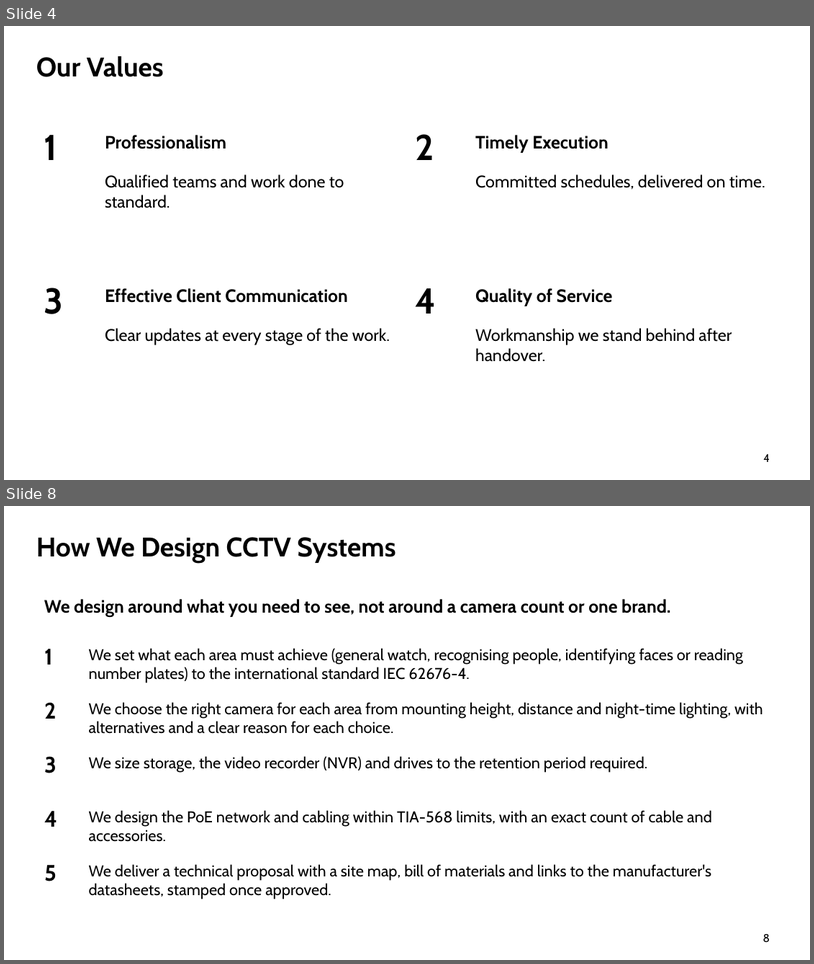
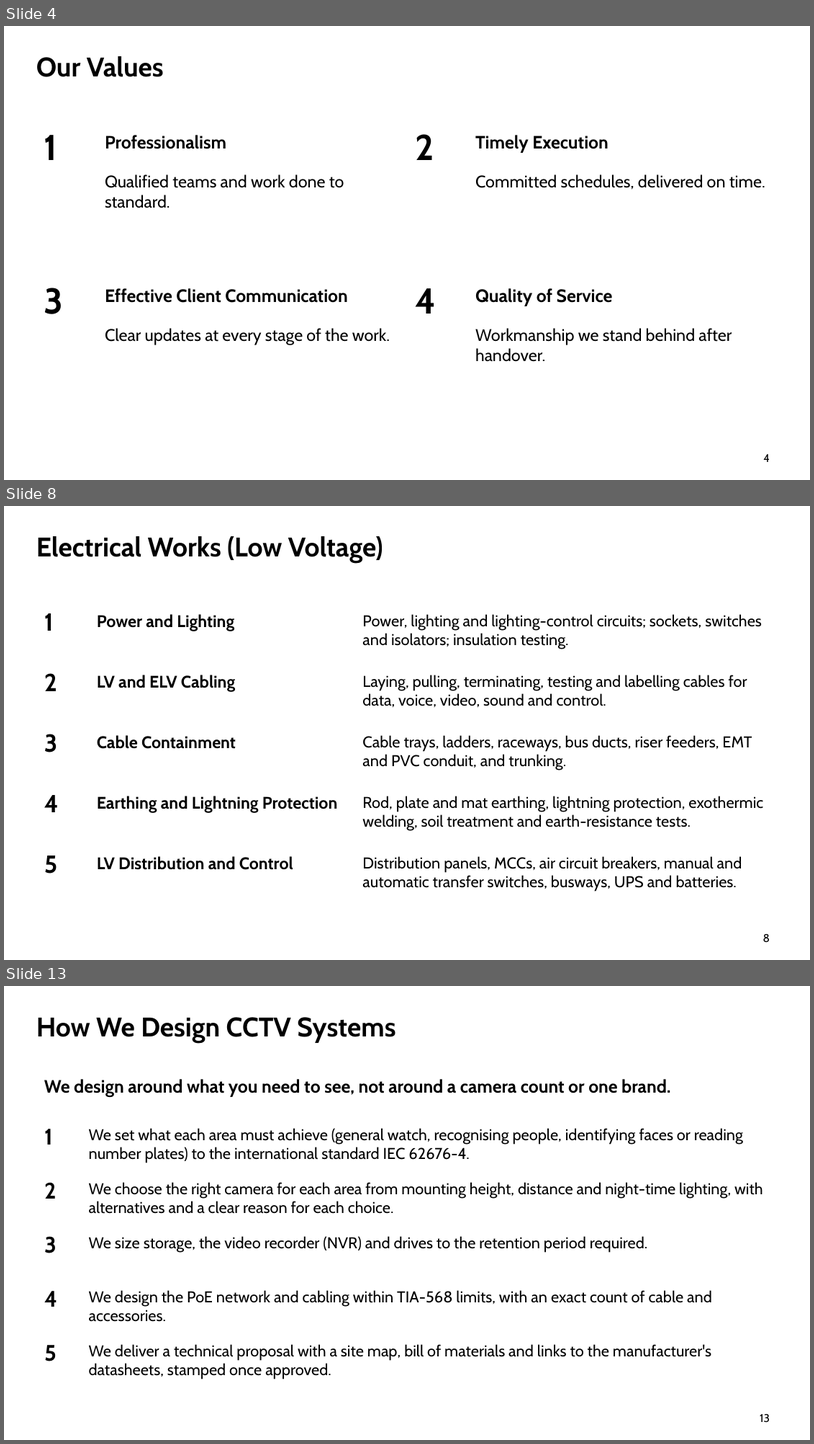
Before and after one commit to urkTish/CCTV, a slide deck: docs/company-profile/ContracTech-Company-Profile-EN.pptx. Shown one above the other, each under a label of ours: slides 4 and 8 before the commit, slides 4, 8 and 13 after it; the slides between them are not shown. The pictures are 814x964 and 814x1444 pixels, drawn with LibreOffice and Linux fonts; fonts in the diff are those of the drawing; background and template pictures are left out. Boxes give left, top, right and bottom in pixels: in the first picture for what was removed or moved away, otherwise in the second. Text is boxed around its words. In the diff, an @@ line names an element or a change of style, - is before the commit and + after.

```diff
--- a/docs/company-profile/ContracTech-Company-Profile-EN.pptx
+++ b/docs/company-profile/ContracTech-Company-Profile-EN.pptx
@@ slide 8 added at (4,506,810,960), background #FFFFFF @@
@@ title added at (36,536,383,563), 24 pt, text #000000, bold @@
+Electrical Works (Low Voltage)
@@ text added at (44,613,54,631), 22 pt, text #000000, bold @@
+1
@@ text added at (97,614,234,631), 15 pt, text #000000, bold @@
+Power and Lighting
@@ text added at (363,614,762,649), 14 pt, text #000000 @@
+Power, lighting and lighting-control circuits; sockets, switches and isolators; insulation testing.
@@ text added at (44,673,57,691), 22 pt, text #000000, bold @@
+2
@@ text added at (97,674,235,692), 15 pt, text #000000, bold @@
+LV and ELV Cabling
@@ text added at (363,674,748,707), 14 pt, text #000000 @@
+Laying, pulling, terminating, testing and labelling cables for data, voice, video, sound and control.
@@ text added at (44,734,57,752), 22 pt, text #000000, bold @@
+3
@@ text added at (97,735,236,749), 15 pt, text #000000, bold @@
+Cable Containment
@@ text added at (363,735,752,770), 14 pt, text #000000 @@
+Cable trays, ladders, raceways, bus ducts, riser feeders, EMT and PVC conduit, and trunking.
@@ text added at (44,795,59,812), 22 pt, text #000000, bold @@
+4
@@ text added at (97,795,338,813), 15 pt, text #000000, bold @@
+Earthing and Lightning Protection
@@ text added at (363,795,764,830), 14 pt, text #000000 @@
+Rod, plate and mat earthing, lightning protection, exothermic welding, soil treatment and earth-resistance tests.
@@ text added at (44,855,57,873), 22 pt, text #000000, bold @@
+5
@@ text added at (97,856,293,870), 15 pt, text #000000, bold @@
+LV Distribution and Control
@@ text added at (363,856,743,890), 14 pt, text #000000 @@
+Distribution panels, MCCs, air circuit breakers, manual and automatic transfer switches, busways, UPS and batteries.
@@ page number added at (764,934,770,942), 10 pt, text #000000 @@
+8
@@ what was slide 8 is now slide 13 @@
@@ page number at (760,1414,770,1422): text changed @@
-8
+13
```
Also in this commit, not shown: 4 slides changed, 5 other slides added, 1 slide removed, 8 other files.
